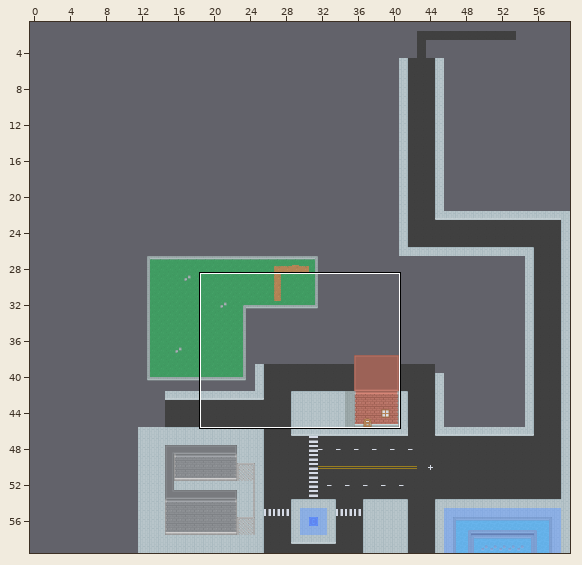
Level history. Tiled map: android/assets/test.tmx. The first picture is a wide view before the edit; the outline marks the close-up.
Close-up. Before the commit:
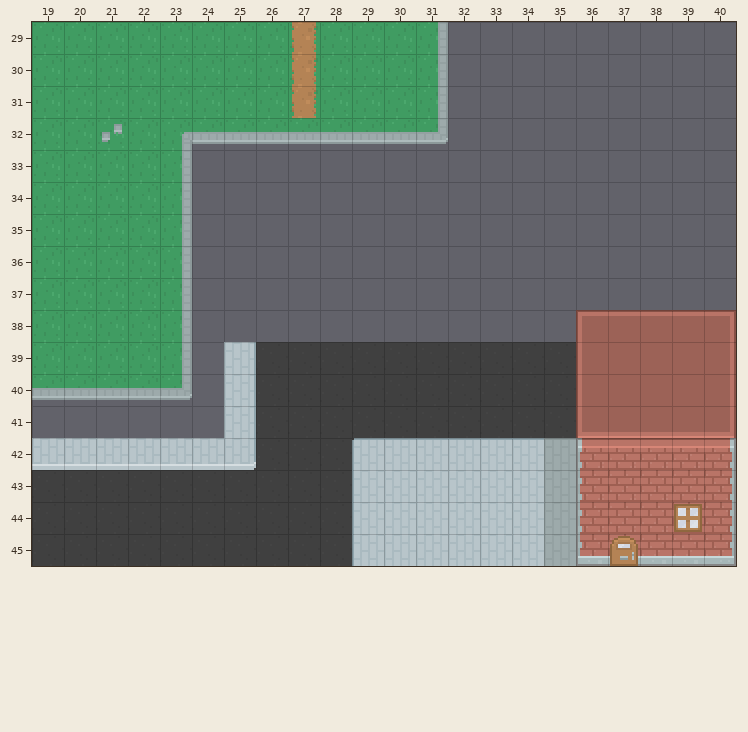
Cells are 16x16 px. Shown: x 19..40, y 29..45. The commit also changed other parts of the map, which this record leaves out.
And afterwards:
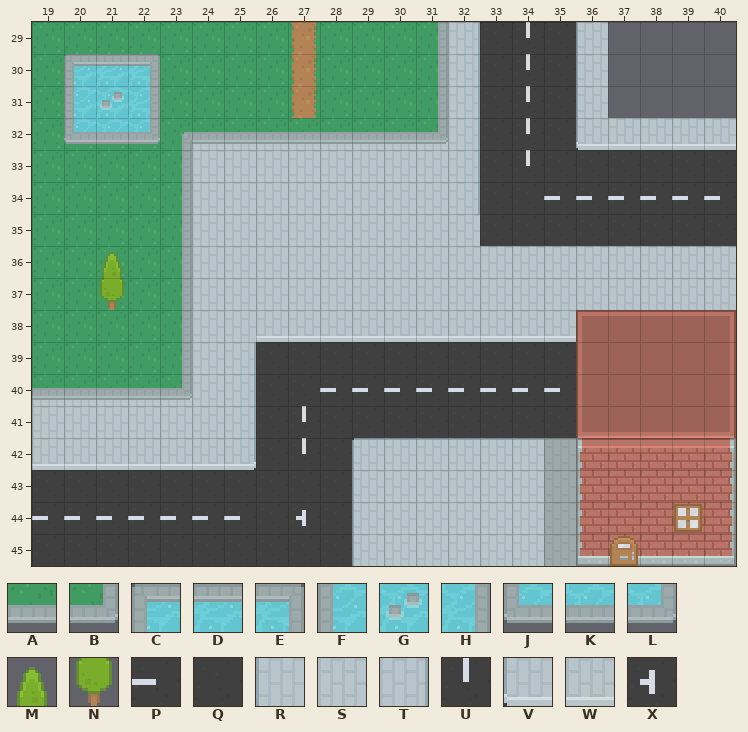
Key: from "tileset": A 109, B 110, C 178, D 179, E 180, F 216, G 217, H 218, J 254, K 255, L 256, M 411, N 449, P 731, Q 733, R 766, S 767, T 768, U 769, V 842, W 843, X 886.
_ is an empty cell.
Tiles replaced or removed in this view: A, B, Q.
Change:
Changed rows in their new state; . is an unchanged cell.
Layer "background":
first column x 19:
29 .............TQUQR....
30 .............TQUQR....
31 .............TQUQR....
32 .....SSSSSSSSTQUQVWWWW
33 .....SSSSSSSSTQUQQQQQQ
34 .....SSSSSSSSTQQPPPPPP
35 .....SSSSSSSSSQQQQQQQQ
36 .....SSSSSSSSSSSSSSSSS
37 .....SSSSSSSSSSSSSSSSS
38 .....SSWWWWWWWWWW.....
39 .....S................
40 SSSSSS...PPPPPPPP.....
41 SSSSSS..U.............
42 ........U.............
44 PPPPPPP.X.............
Layer "foreground":
first column x 20:
30 CDE.........
31 FGH.........
32 JKL.AAAAAAAB
first column x 19:
36 ..M..
37 ..N..
40 AAAAB
Layer "overlay":
first column x 21:
36 M
Where, in picture pixels (left, top, right, bottom), the same in both close-ups:
changed: (32, 22, 736, 454)
changed: (32, 516, 240, 520)
changed: (296, 510, 306, 526)
